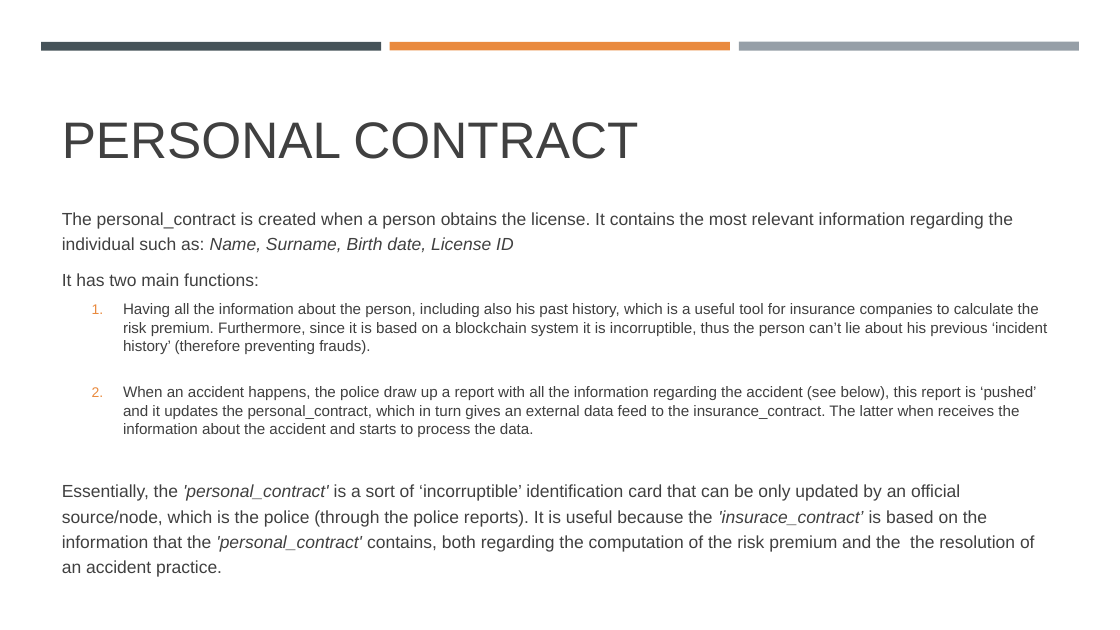
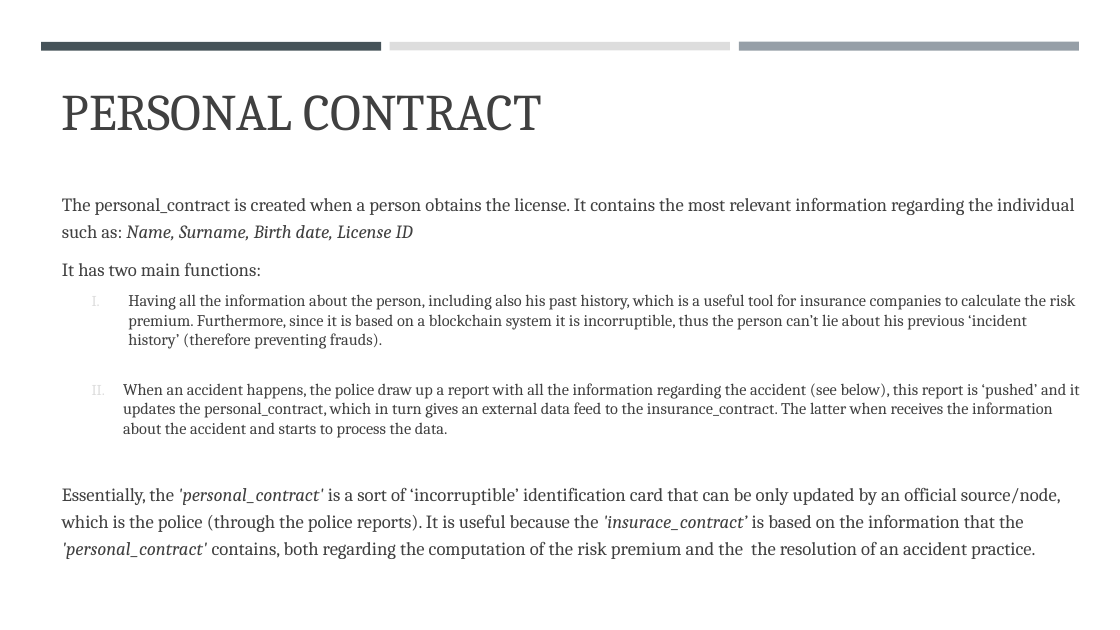
Before and after one commit to costanzimartina/Fintech_project, a slide deck: slide 9 of AutoInsurtech_Adobati_Basigalup_Colombo_Costanzi_Utke.pptx. Drawn at 1120x630 pixels with LibreOffice and Linux fonts; fonts in the diff are those of the drawing. Boxes give left, top, right and bottom in pixels: in the first picture for what was removed or moved away, otherwise in the second. Text is boxed around its words. In the diff, an @@ line names an element or a change of style, - is before the commit and + after.

```diff
--- a/AutoInsurtech_Adobati_Basigalup_Colombo_Costanzi_Utke.pptx
+++ b/AutoInsurtech_Adobati_Basigalup_Colombo_Costanzi_Utke.pptx
@@ title "PERSONAL CONTRACT" moved from (x1=62, y1=122, x2=638, y2=159) to (x1=62, y1=95, x2=542, y2=131) @@
@@ title "PERSONAL CONTRACT" at (x1=62, y1=95, x2=542, y2=131): font Arial to Cambria @@
@@ rectangle at (x1=390, y1=42, x2=730, y2=50): fill #E98A3E to #DDDDDD @@
@@ text "The personal_contract is created when ..." moved from (x1=62, y1=212, x2=1048, y2=577) to (x1=62, y1=198, x2=1080, y2=559) @@
@@ text "The personal_contract is created when ..." at (x1=62, y1=198, x2=1080, y2=559): size 15 to 16 pt in "The personal_contract is created when a person ...", "It has two main functions:", "Essentially, the 'personal_contract' is a sort of ..."; font Arial to Cambria; size 13 to 14 pt in "Having all the information about the person, ...", "When an accident happens, the police draw ..."; bullet 1. to I.; bullet colour #E98A3E to #DDDDDD @@
```
Also in this commit, not shown: 11 other slides changed, 3 slides added, 3 slides removed, 4 other files.
